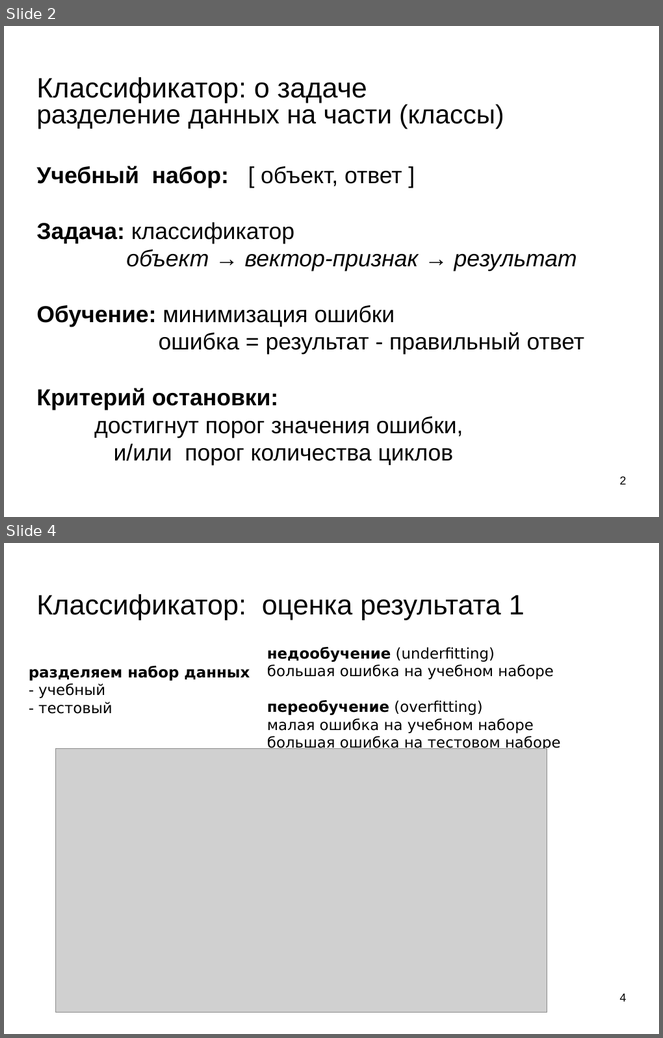
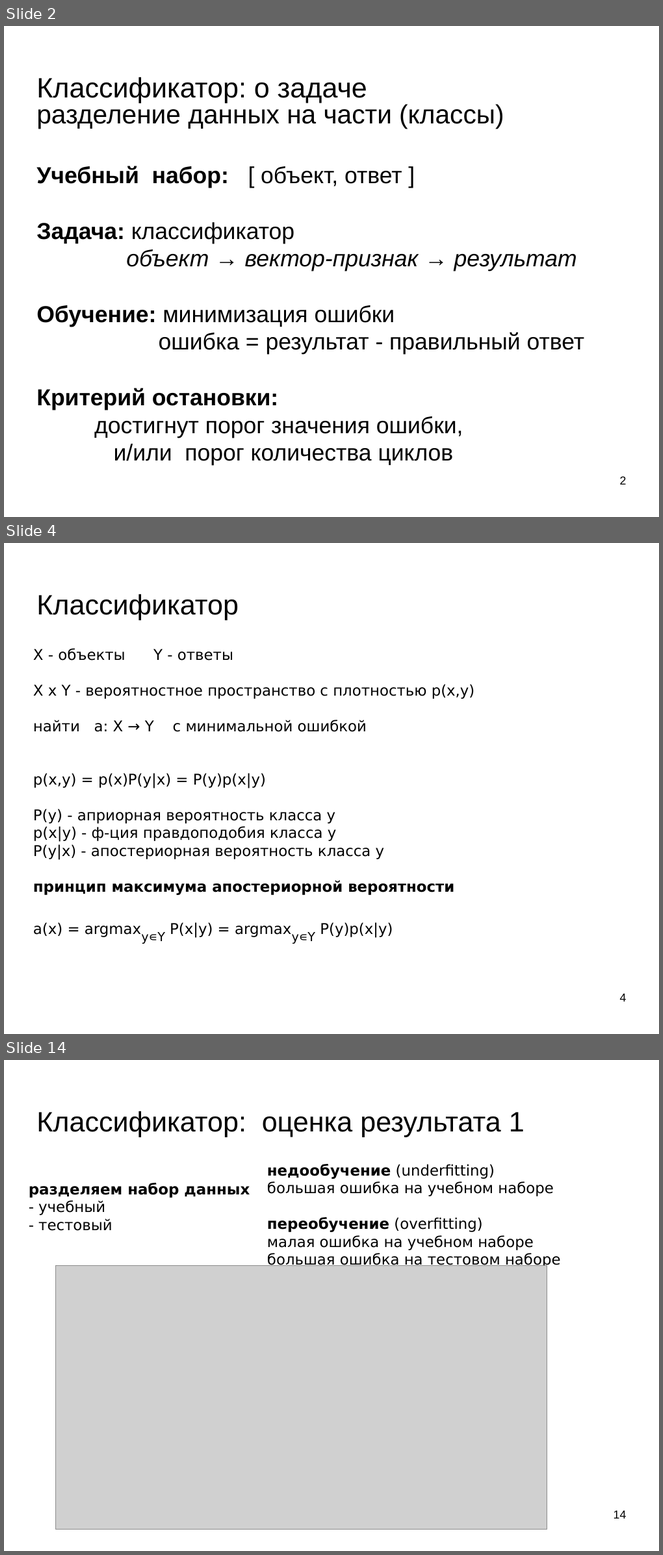
Before and after one commit to mechanoid5/ml_lectorium_legacy, a slide deck: 04-bayes.odp. Shown one above the other, each under a label of ours: slides 2 and 4 before the commit, slides 2, 4 and 14 after it; the slides between them are not shown. The pictures are 663x1038 and 663x1555 pixels, drawn with LibreOffice and Linux fonts; fonts in the diff are those of the drawing; grey boxes stand for pictures; background and template pictures are left out. Boxes give left, top, right and bottom in pixels: in the first picture for what was removed or moved away, otherwise in the second. Text is boxed around its words. In the diff, an @@ line names an element or a change of style, - is before the commit and + after.

```diff
--- a/04-bayes.odp
+++ b/04-bayes.odp
@@ slide 4 added at <box>4,543,659,1034</box>, background picture (left out) @@
@@ title added at <box>36,594,239,620</box>, 33.9 pt, text #000000 @@
+Классификатор
@@ text added at <box>33,648,475,944</box>, 18 pt, text #000000 @@
+X - объекты Y - ответы
+X x Y - вероятностное пространство с плотностью p(x,y)
+найти a: X → Y с минимальной ошибкой
+p(x,y) = p(x)P(y|x) = P(y)p(x|y)
+P(y) - априорная вероятность класса y
+p(x|y) - ф-ция правдоподобия класса y
+P(y|x) - апостериорная вероятность класса y
+принцип максимума апостериорной вероятности
+a(x) = argmaxy∊Y P(x|y) = argmaxy∊Y P(y)p(x|y)
@@ page number added at <box>620,993,627,1002</box>, 14 pt, text #000000 @@
+4
@@ what was slide 4 is now slide 14 @@
@@ page number at <box>614,1510,627,1519</box>: text changed @@
-4
+14
```
Also in this commit, not shown: 1 slide changed, 9 other slides added, 2 other files.
